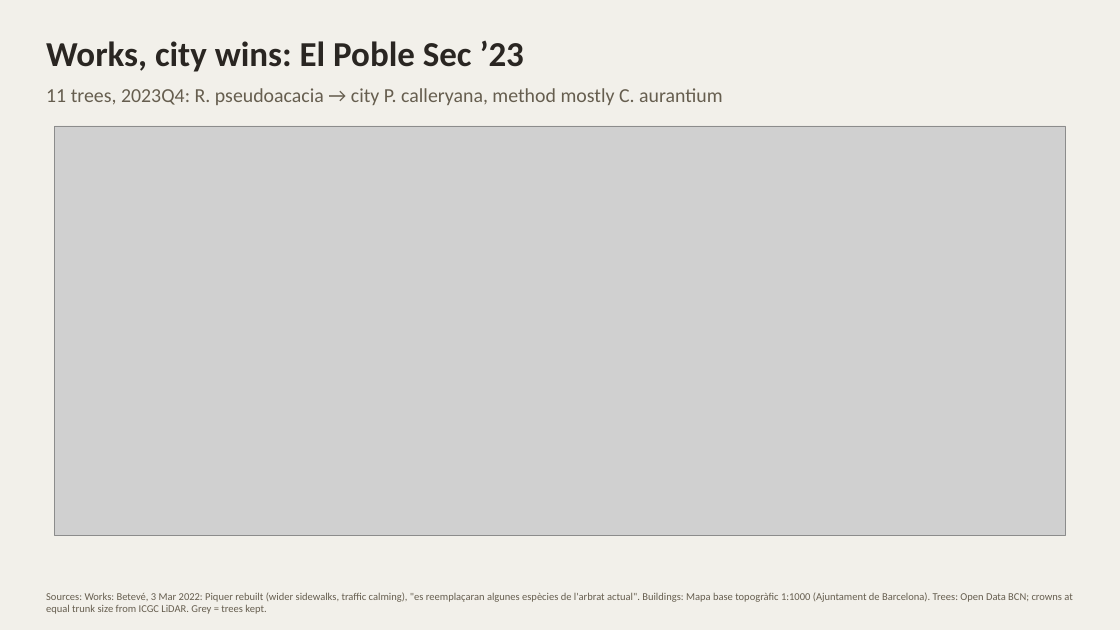
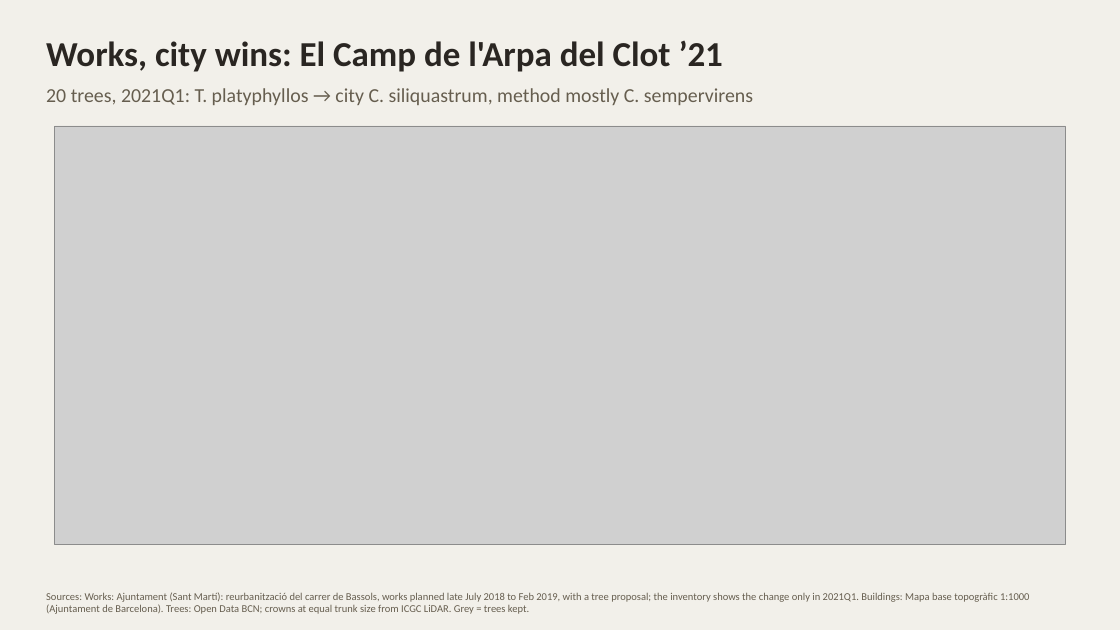
Before and after one commit to giofox96/shade-and-sponge, a slide deck: slide 8 of slides/backtest_works.pptx (slide 7 before the commit). Drawn at 1120x630 pixels with LibreOffice and Linux fonts; fonts in the diff are those of the drawing; grey boxes stand for pictures. Boxes give left, top, right and bottom in pixels: in the first picture for what was removed or moved away, otherwise in the second. Text is boxed around its words. In the diff, an @@ line names an element or a change of style, - is before the commit and + after.

```diff
--- a/slides/backtest_works.pptx
+++ b/slides/backtest_works.pptx
@@ text at (46,41,723,72): text changed @@
-Works, city wins: El Poble Sec ’23
+Works, city wins: El Camp de l'Arpa del Clot ’21
@@ text at (46,88,753,105): text changed @@
-11 trees, 2023Q4: R. pseudoacacia → city P. calleryana, method mostly C. aurantium
+20 trees, 2021Q1: T. platyphyllos → city C. siliquastrum, method mostly C. sempervirens
@@ picture: place and size @@
-picture at (55,126,1065,535)
+picture at (55,126,1065,544)
@@ text at (46,592,1029,614): text changed @@
-Sources: Works: Betevé, 3 Mar 2022: Piquer rebuilt (wider sidewalks, traffic calming), "es reemplaçaran algunes espècies de l'arbrat actual". Buildings: Mapa base topogràfic 1:1000 (Ajuntament de Barcelona). Trees: Open Data BCN; crowns at equal trunk size from ICGC LiDAR. Grey = trees kept.
+Sources: Works: Ajuntament (Sant Martí): reurbanització del carrer de Bassols, works planned late July 2018 to Feb 2019, with a tree proposal; the inventory shows the change only in 2021Q1. Buildings: Mapa base topogràfic 1:1000 (Ajuntament de Barcelona). Trees: Open Data BCN; crowns at equal trunk size from ICGC LiDAR. Grey = trees kept.
```
Also in this commit, not shown: 7 other slides changed, 1 slide added, 3 other files.
